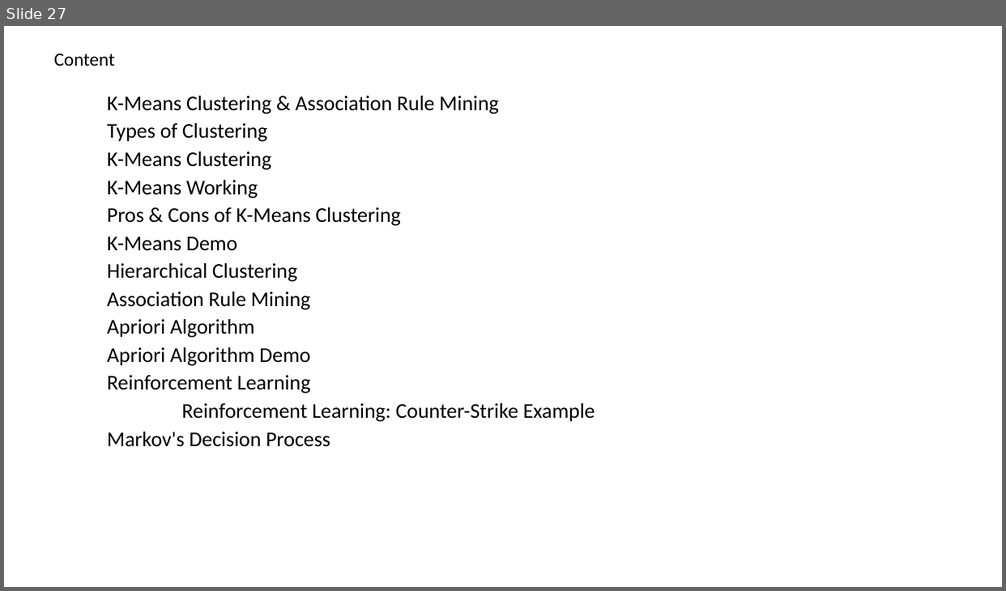
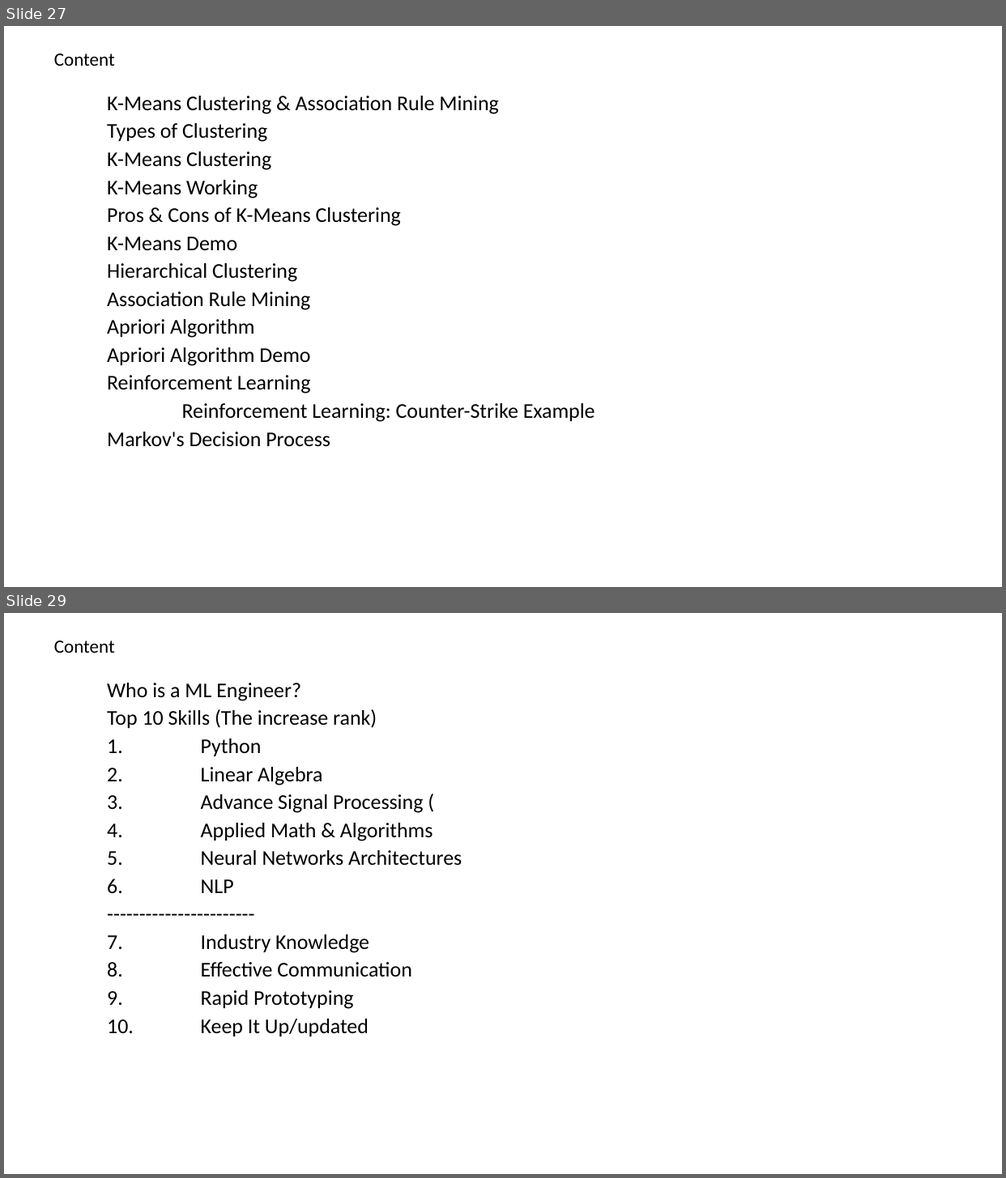
Before and after one commit to renshan2/accesspy, a slide deck: AI-ML-DL/Machine Learning.pptx. Shown one above the other, each under a label of ours: slide 27 before the commit, slides 27 and 29 after it; the slides between them are not shown. The pictures are 1006x591 and 1006x1178 pixels, drawn with LibreOffice and Linux fonts; fonts in the diff are those of the drawing. Boxes give left, top, right and bottom in pixels: in the first picture for what was removed or moved away, otherwise in the second. Text is boxed around its words. In the diff, an @@ line names an element or a change of style, - is before the commit and + after.

```diff
--- a/AI-ML-DL/Machine Learning.pptx
+++ b/AI-ML-DL/Machine Learning.pptx
@@ slide 29 added at [4,613,1002,1174], background #FFFFFF @@
@@ text added at [54,641,115,653], 18 pt, text #000000 @@
+Content
@@ subtitle added at [107,683,462,1037], 20.1 pt, text #000000 @@
+Who is a ML Engineer?
+Top 10 Skills (The increase rank)
+1. Python
+2. Linear Algebra
+3. Advance Signal Processing (
+4. Applied Math & Algorithms
+5. Neural Networks Architectures
+6. NLP
+-----------------------
+1. Industry Knowledge
+2. Effective Communication
+3. Rapid Prototyping
+4. Keep It Up/updated
```
Also in this commit, not shown: 1 slide changed, 1 other slide added, 3 other files.
